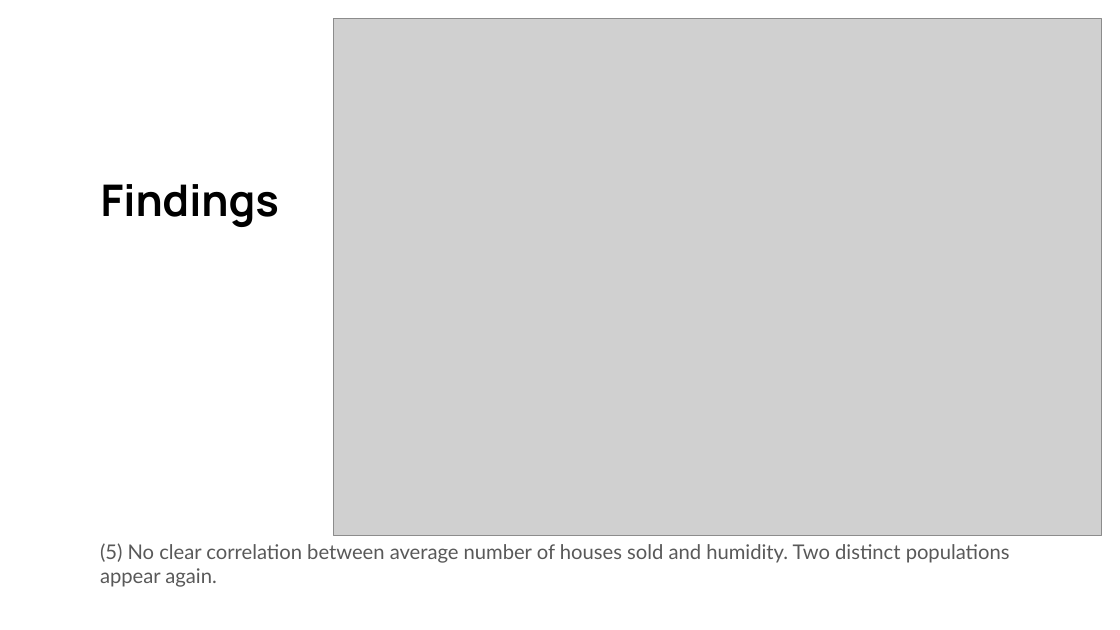
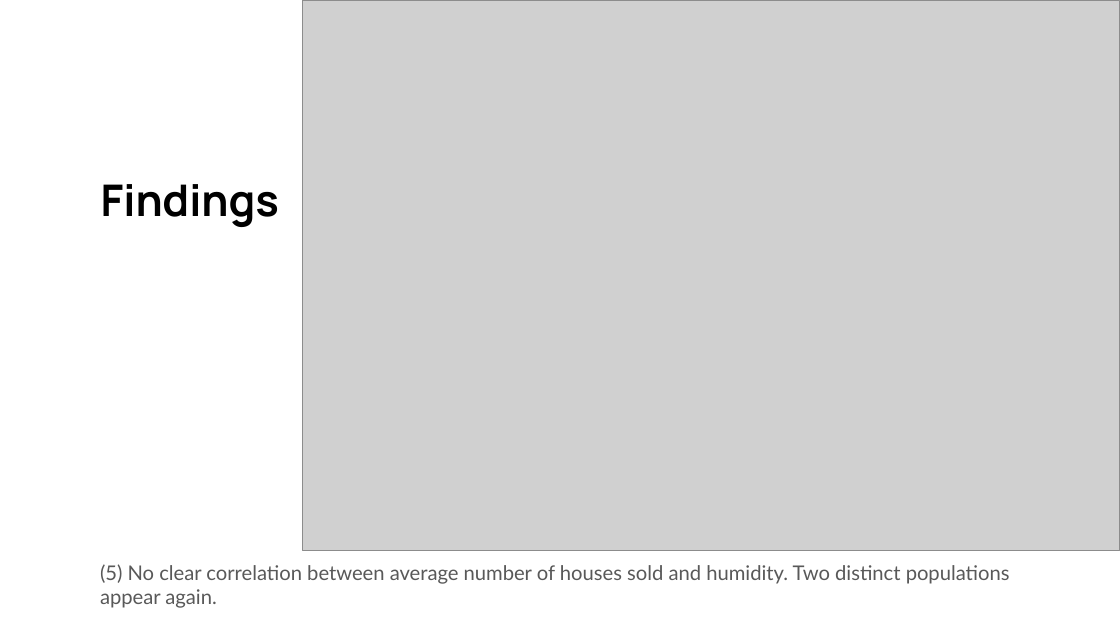
Before and after one commit to kavehamini/WeatherVsHomeSalesProject1, a slide deck: slide 9 of Weather vs Home Sales in King County, WA.pptx (slide 10 before the commit). Drawn at 1120x630 pixels with LibreOffice and Linux fonts; fonts in the diff are those of the drawing; grey boxes stand for pictures. Boxes give left, top, right and bottom in pixels: in the first picture for what was removed or moved away, otherwise in the second. Text is boxed around its words. In the diff, an @@ line names an element or a change of style, - is before the commit and + after.

```diff
--- a/Weather vs Home Sales in King County, WA.pptx
+++ b/Weather vs Home Sales in King County, WA.pptx
@@ picture: place and size @@
-picture at [334,19,1102,536]
+picture at [302,1,1120,551]
@@ text "(5) No clear correlation between ...": place and size @@
-text "(5) No clear correlation between ..." at [100,543,1010,587]
+text "(5) No clear correlation between ..." at [100,564,1010,608]
```
Also in this commit, not shown: 9 other slides changed, 1 slide added, 2 slides removed.
